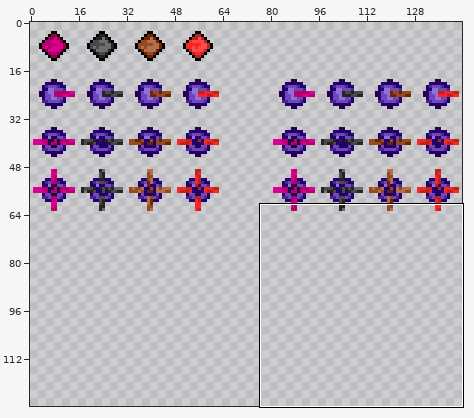
Sprite sheet, stored at map/arrowslit.png. The picture above shows the old version from afar; the outline marks the close-up.
Close-up. Before the commit:
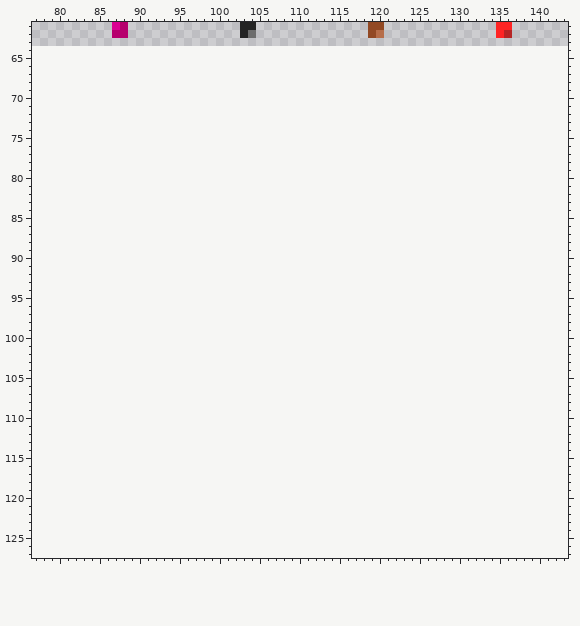
The file is 144x64 pixels. Shown: x 77..143, y 61..127. The old version is drawn lined up with the new one, on the new canvas. The commit also changed other parts of the picture, which this record leaves out.
The result:
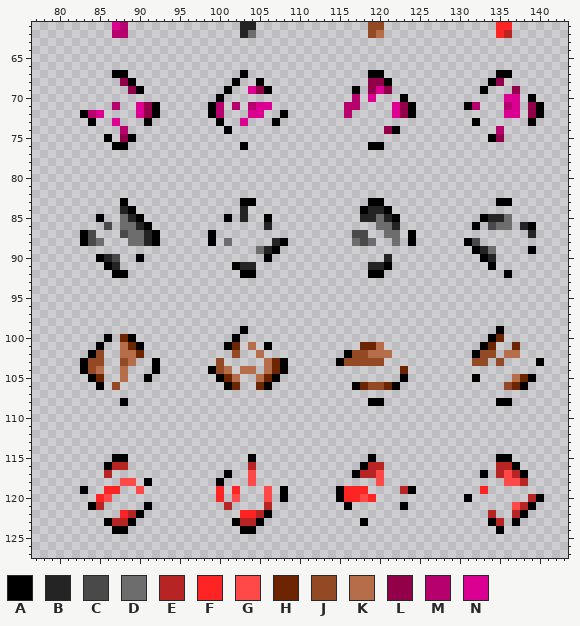
Palette (. is transparent): A #000000  B #242424  C #494949  D #6d6d6d  E #b62424  F #ff2424  G #ff4949  H #6d2400  J #924924  K #b66d49  L #920049  M #b6006d  N #db0092
Edits made:
canvas 144x64 -> 144x128
@@ x 77..143 @@
  66 ...................................................................
- 67 ...................................................................
- 68 ...................................................................
- 69 ...................................................................
- 70 ...................................................................
- 71 ...................................................................
- 72 ...................................................................
- 73 ...................................................................
- 74 ...................................................................
- 75 ...................................................................
- 76 ...................................................................
+ 67 ..........AA..............A...............AA..............AA.......
+ 68 ...........LA............A..A.............LLA............AL........
+ 69 ............LA..........A..NLA..........A.LNL...........A...L......
+ 70 .......................A................M.N...A............NN.A....
+ 71 ..........M..NLA......AM.M.MNN.........MM....NLA......AM...MN.LA...
+ 72 ......AMN....NLA......AM...NN..A.......M.....NLA...........NN.LA...
+ 73 .......A..N...A........A..N...A........................A......A....
+ 74 ...........M............A...................LA............M........
+ 75 .........A.LA............................................AL........
+ 76 ..........AA..............A...............AA.......................
  77 ...................................................................
@@ x 77..143 @@
  82 ...................................................................
- 83 ...................................................................
- 84 ...................................................................
- 85 ...................................................................
- 86 ...................................................................
- 87 ...................................................................
- 88 ...................................................................
- 89 ...................................................................
- 90 ...................................................................
- 91 ...................................................................
- 92 ...................................................................
+ 83 ...........A..............AA..............AA..............AA.......
+ 84 ...........BA.............B..............ABBA......................
+ 85 ........A..DBA..........A.B..A...........BBDBA..........ABBD.......
+ 86 .........C.DDBA..............B.............DDB.........A.CDD.BA....
+ 87 ......AC...CDDBA......A.................CC..DD.A..............B....
+ 88 ......ACD...DDBA......A.D.....BA........DCD..D.A......AC...........
+ 89 ............................DBA........................ABD....A....
+ 90 ........ABC..A...............A..............B...........AB.........
+ 91 .........AB..............ABB..............BBA............A.........
+ 92 ..........AA..............AA..............AA...............A.......
  93 ...................................................................
@@ x 77..143 @@
  98 ...................................................................
- 99 ...................................................................
-100 ...................................................................
-101 ...................................................................
-102 ...................................................................
-103 ...................................................................
-104 ...................................................................
-105 ...................................................................
-106 ...................................................................
+ 99 ..........................A...............................A........
+100 .........A.HA............A...............................AH........
+101 ........A..KHA..........AH.K.A...........HHK............AH..H......
+102 .......AJ..KKH...........J..K..........AJJKKK..........AJJ.KK......
+103 ......AJJ..JK..A.......J.....KHA......AJJJJJ...........JJ.J....A...
+104 ......AJK..K...A......AJK.KK.KHA..............H....................
+105 .......AH..K..A........AHK..KHA...............A........A....KHA....
+106 ........A.J.............AH..HA..........AHJJHA.............JHA.....
 107 ...................................................................
-108 ...................................................................
+108 ...........A..............................AA..............AA.......
 109 ...................................................................
@@ x 77..143 @@
 114 ...................................................................
-115 ...................................................................
-116 ...................................................................
-117 ...................................................................
-118 ...................................................................
-119 ...................................................................
-120 ...................................................................
-121 ...................................................................
-122 ...................................................................
-123 ...................................................................
-124 ...................................................................
+115 ..........AA...............A..............A...............AA.......
+116 .........AEE...............E.............AEE..............EEA......
+117 .........E..............A..G............AEEG............A.EGEA.....
+118 ...........GG.A........A...G...............G...............GGE.....
+119 ......A..FF..G.........F.F...G.A......AFFF....EA........F..........
+120 ........FG.............F.G...G.A......AFFGF...........A.......EA...
+121 .......AE.....A.........E....E.........A......A.............GEA....
+122 ...........FEA............FFEA...........................E..EA.....
+123 .........AEEA............AEEA............A...............AE.A......
+124 ..........AA..............AA..............................A........
 125 ...................................................................
